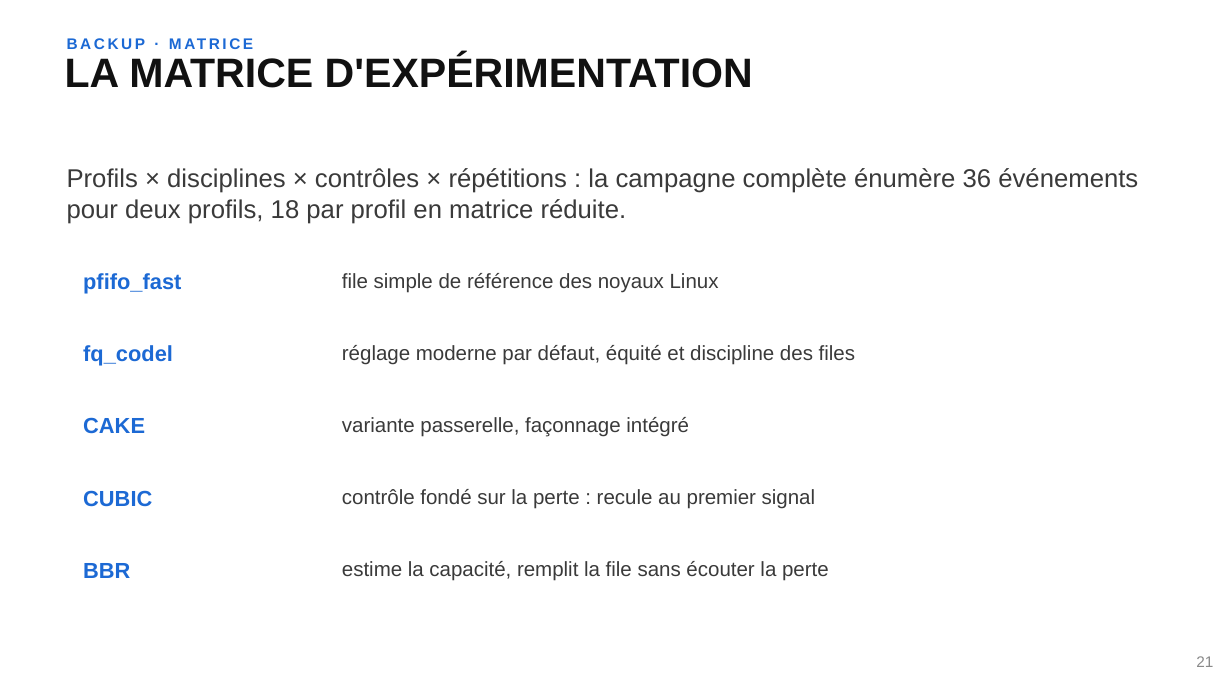
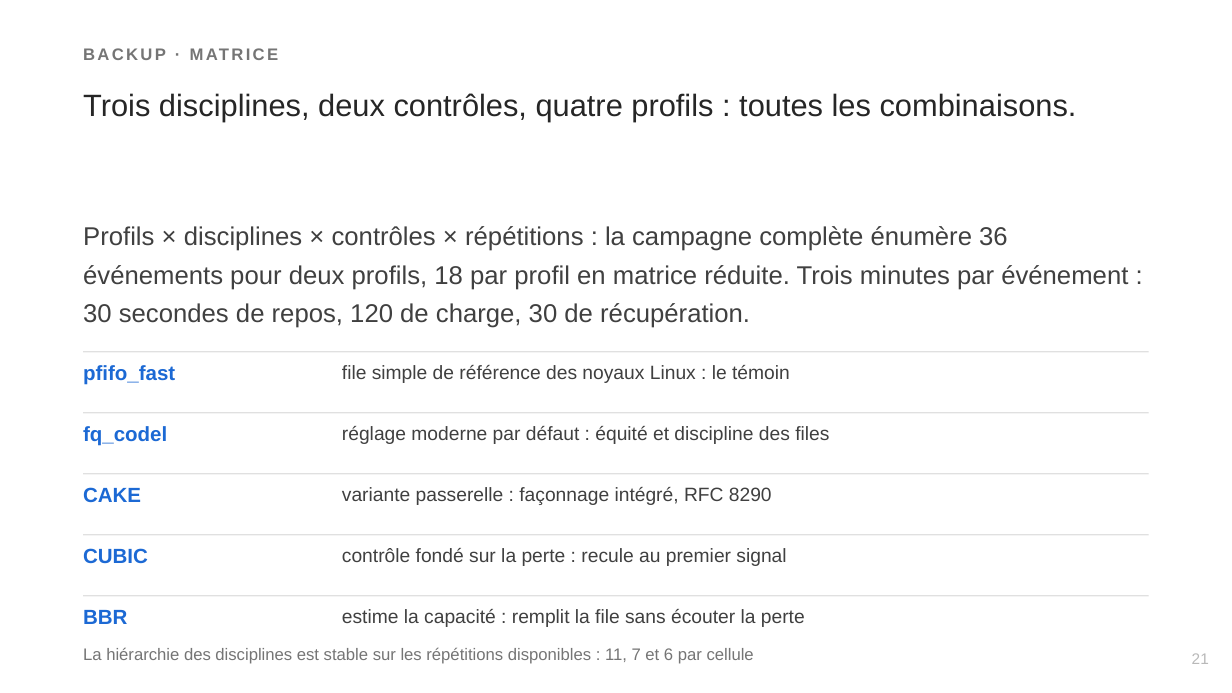
Before and after one commit to Realms4239/cgo, a slide deck: slide 21 of book/soutenance.pptx. Drawn at 1232x693 pixels with LibreOffice and Linux fonts; fonts in the diff are those of the drawing. Boxes give left, top, right and bottom in pixels: in the first picture for what was removed or moved away, otherwise in the second. Text is boxed around its words. In the diff, an @@ line names an element or a change of style, - is before the commit and + after.

```diff
--- a/book/soutenance.pptx
+++ b/book/soutenance.pptx
@@ text "BACKUP · MATRICE": place and size @@
-text "BACKUP · MATRICE" at (129, 58, 313, 88)
+text "BACKUP · MATRICE" at (613, 265, 697, 285)
@@ text "BACKUP · MATRICE" at (613, 265, 697, 285): size 12 to 13 pt, text colour #1C69D4 to #757575, letter spacing 2 to 1.8 pt @@
@@ text at (83, 93, 1077, 121): text changed; size 32 to 24 pt; text colour #111111 to #262626; bold off @@
-LA MATRICE D'EXPÉRIMENTATION
+Trois disciplines, deux contrôles, quatre profils : toutes les combinaisons.
@@ text at (83, 226, 1128, 328): text changed; text colour #3A3A3A to #404040 @@
-Profils × disciplines × contrôles × répétitions : la campagne complète énumère 36 événements pour deux profils, 18 par profil en matrice réduite.
+Profils × disciplines × contrôles × répétitions : la campagne complète énumère 36 événements pour deux profils, 18 par profil en matrice réduite. Trois minutes par événement : 30 secondes de repos, 120 de charge, 30 de récupération.
@@ rectangle added at (83, 351, 1149, 352), fill #E0E0E0 @@
@@ size 17 to 16 pt in 5 elements at (83, 610, 127, 624), (83, 548, 148, 563), (83, 487, 141, 502), (83, 426, 167, 446), (83, 365, 175, 385) @@
@@ text "pfifo_fast": place and size @@
-text "pfifo_fast" at (83, 273, 181, 294)
+text "pfifo_fast" at (83, 365, 175, 385)
@@ text at (342, 365, 790, 383): text changed; size 16 to 15 pt; text colour #3A3A3A to #404040 @@
-file simple de référence des noyaux Linux
+file simple de référence des noyaux Linux : le témoin
@@ rectangle added at (83, 412, 1149, 413), fill #E0E0E0 @@
@@ text "fq_codel": place and size @@
-text "fq_codel" at (83, 345, 173, 366)
+text "fq_codel" at (83, 426, 167, 446)
@@ text at (342, 426, 829, 444): text changed; size 16 to 15 pt; text colour #3A3A3A to #404040 @@
-réglage moderne par défaut, équité et discipline des files
+réglage moderne par défaut : équité et discipline des files
@@ rectangle added at (83, 473, 1149, 474), fill #E0E0E0 @@
@@ text "CAKE": place and size @@
-text "CAKE" at (83, 417, 145, 434)
+text "CAKE" at (83, 487, 141, 502)
@@ text at (342, 487, 772, 505): text changed; size 16 to 15 pt; text colour #3A3A3A to #404040 @@
-variante passerelle, façonnage intégré
+variante passerelle : façonnage intégré, RFC 8290
@@ rectangle added at (83, 534, 1149, 535), fill #E0E0E0 @@
@@ text "CUBIC": place and size @@
-text "CUBIC" at (83, 490, 152, 507)
+text "CUBIC" at (83, 548, 148, 563)
@@ text "contrôle fondé sur la perte ...": place and size @@
-text "contrôle fondé sur la perte ..." at (342, 489, 816, 509)
+text "contrôle fondé sur la perte ..." at (342, 548, 786, 566)
@@ text "contrôle fondé sur la perte ..." at (342, 548, 786, 566): size 16 to 15 pt, text colour #3A3A3A to #404040 @@
@@ rectangle added at (83, 595, 1149, 596), fill #E0E0E0 @@
@@ text "BBR": place and size @@
-text "BBR" at (83, 563, 130, 578)
+text "BBR" at (83, 610, 127, 624)
@@ text at (342, 609, 805, 627): text changed; size 16 to 15 pt; text colour #3A3A3A to #404040 @@
-estime la capacité, remplit la file sans écouter la perte
+estime la capacité : remplit la file sans écouter la perte
@@ text added at (83, 647, 754, 664), 13 pt, text #757575 @@
+La hiérarchie des disciplines est stable sur les répétitions disponibles : 11, 7 et 6 par cellule
@@ text "21" at (1192, 653, 1209, 664): text colour #8A8A8A to #B9B9B9 @@
```
Also in this commit, not shown: 20 other slides changed, 5 slides added, 5 slides removed, 4 other files.
